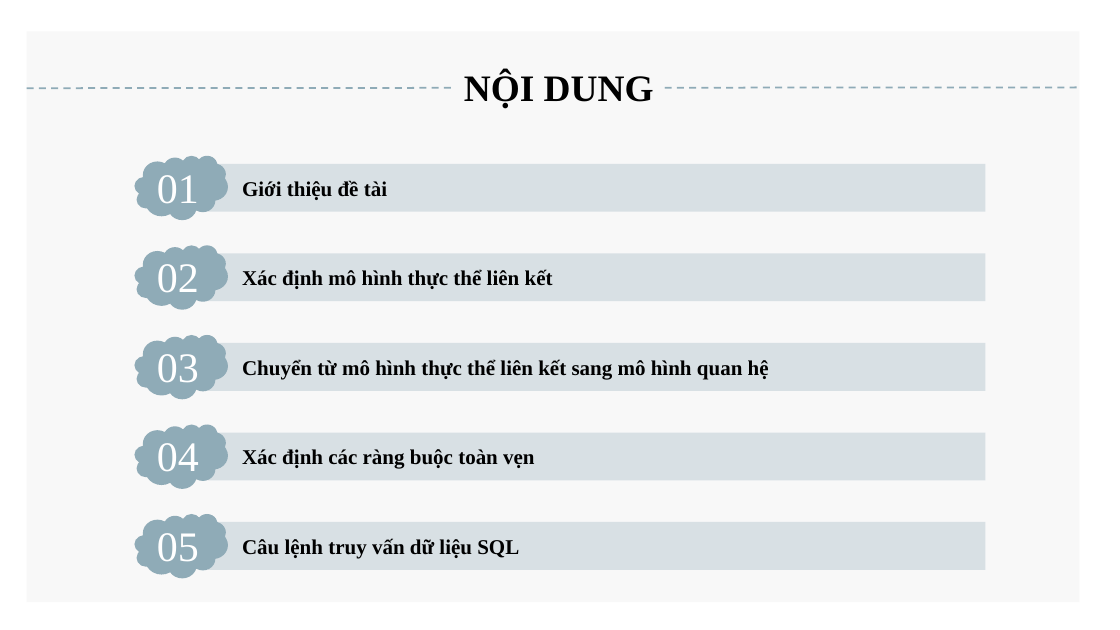
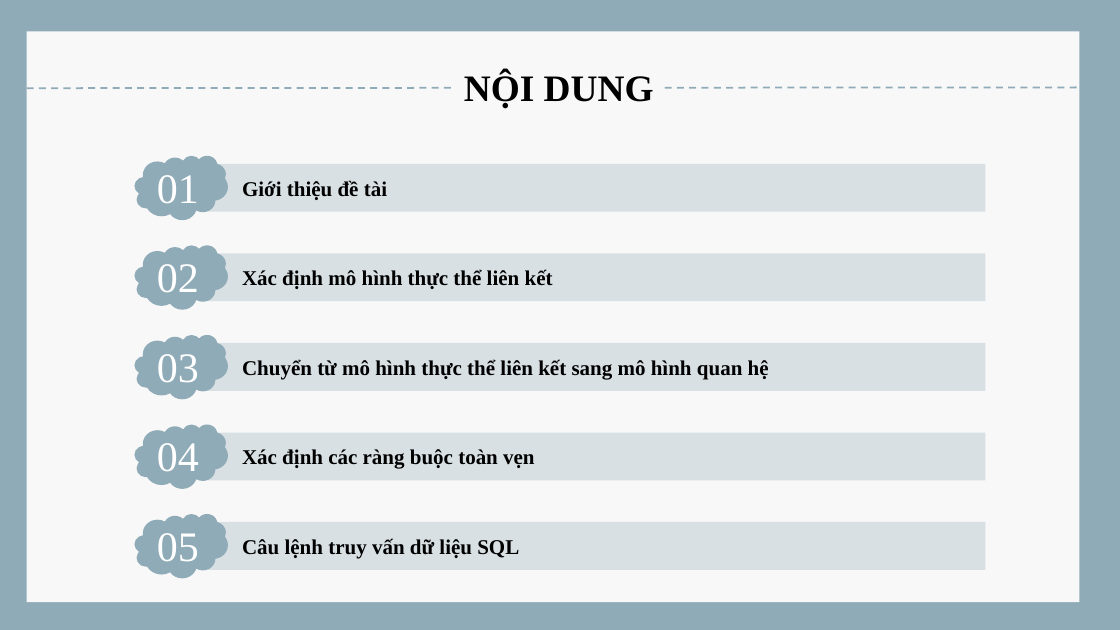
Before and after one commit to dinhminhlh/Major-Assignment-DataBase, a slide deck: slide 3 of CSDL_1_2_22_N04_NHOM07_Loading.pptx. Drawn at 1120x630 pixels with LibreOffice and Linux fonts; fonts in the diff are those of the drawing. Boxes give left, top, right and bottom in pixels: in the first picture for what was removed or moved away, otherwise in the second. Text is boxed around its words. In the diff, an @@ line names an element or a change of style, - is before the commit and + after.

```diff
--- a/CSDL_1_2_22_N04_NHOM07_Loading.pptx
+++ b/CSDL_1_2_22_N04_NHOM07_Loading.pptx
@@ background #FFFFFF to #8FABB7 @@
```
Also in this commit, not shown: 2 other slides changed, 1 slide added, 1 slide removed.
